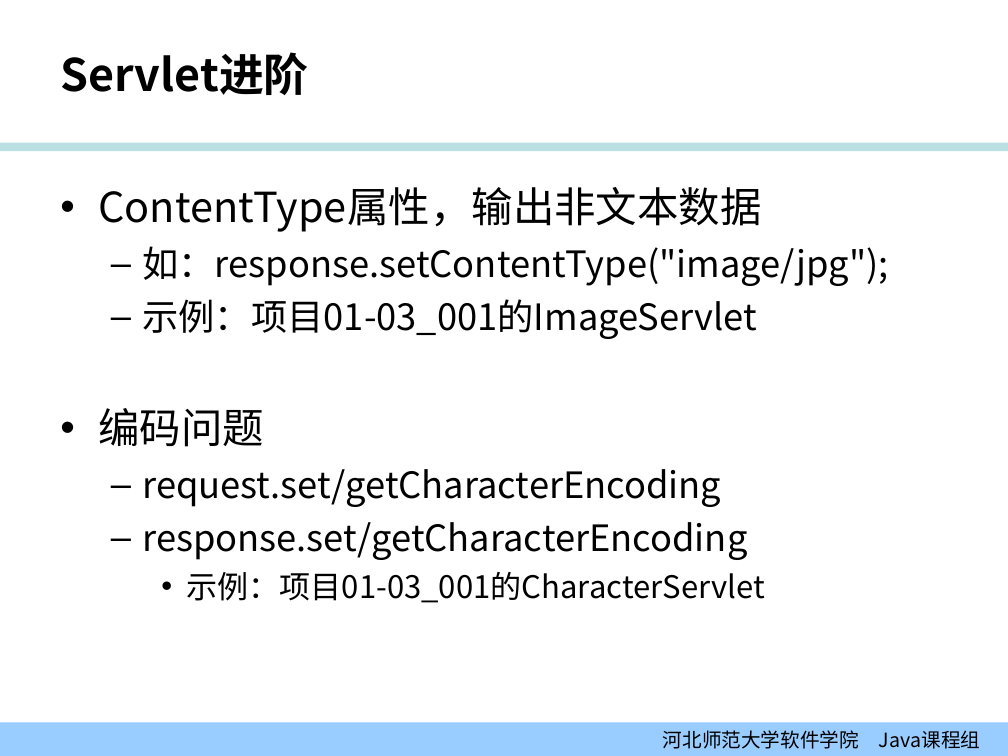
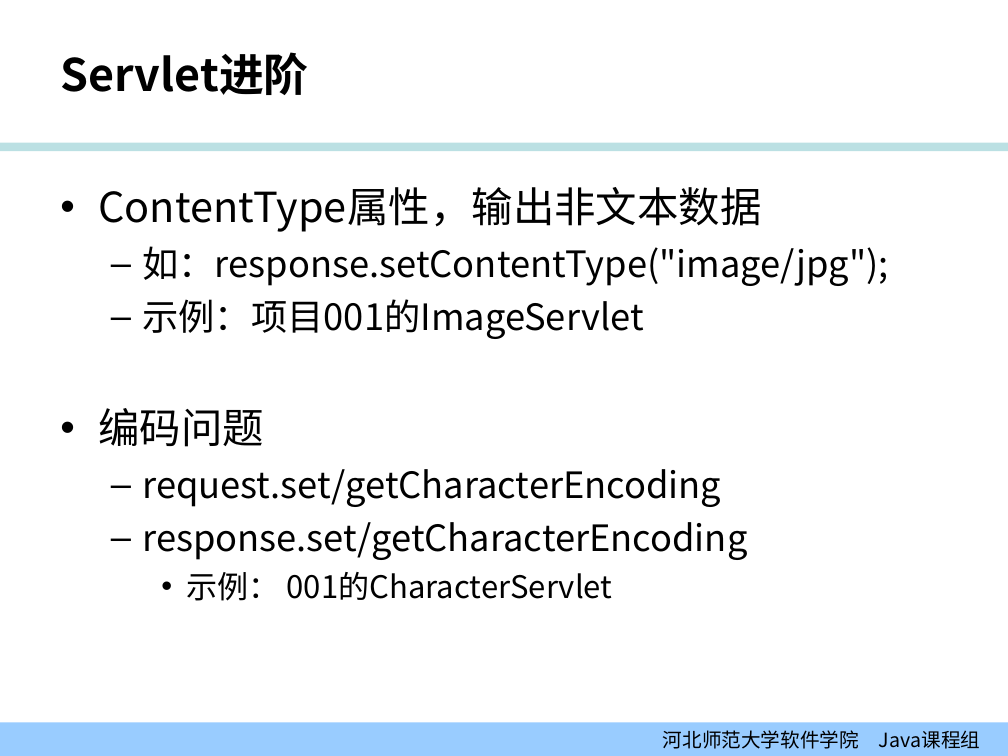
Before and after one commit to edu2act/course-JavaEE, a slide deck: slide 28 of 课程PPT/01-03_Servlet模型（二）.ppt. Drawn at 1008x756 pixels with LibreOffice and Linux fonts; fonts in the diff are those of the drawing; background and template pictures are left out. Boxes give left, top, right and bottom in pixels: in the first picture for what was removed or moved away, otherwise in the second. Text is boxed around its words. In the diff, an @@ line names an element or a change of style, - is before the commit and + after.

```diff
--- a/课程PPT/01-03_Servlet模型（二）.ppt
+++ b/课程PPT/01-03_Servlet模型（二）.ppt
@@ text at [142, 299, 643, 339]: text changed @@
-  – 示例：项目01-03_001的ImageServlet
+  – 示例：项目001的ImageServlet
@@ text at [186, 572, 613, 601]: text changed @@
-    • 示例：项目01-03_001的CharacterServlet
+    • 示例： 001的CharacterServlet
```
Also in this commit, not shown: 3 other slides changed, 3 other files.
